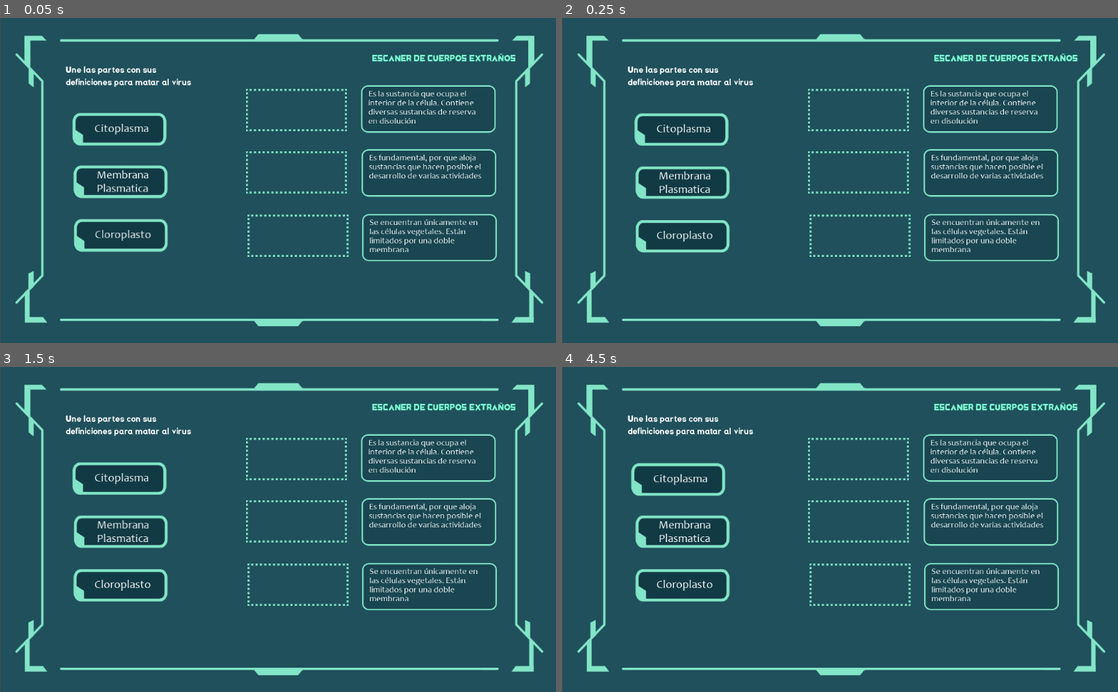
Above: before the commit, frames 1-4 (two rows, left to right).
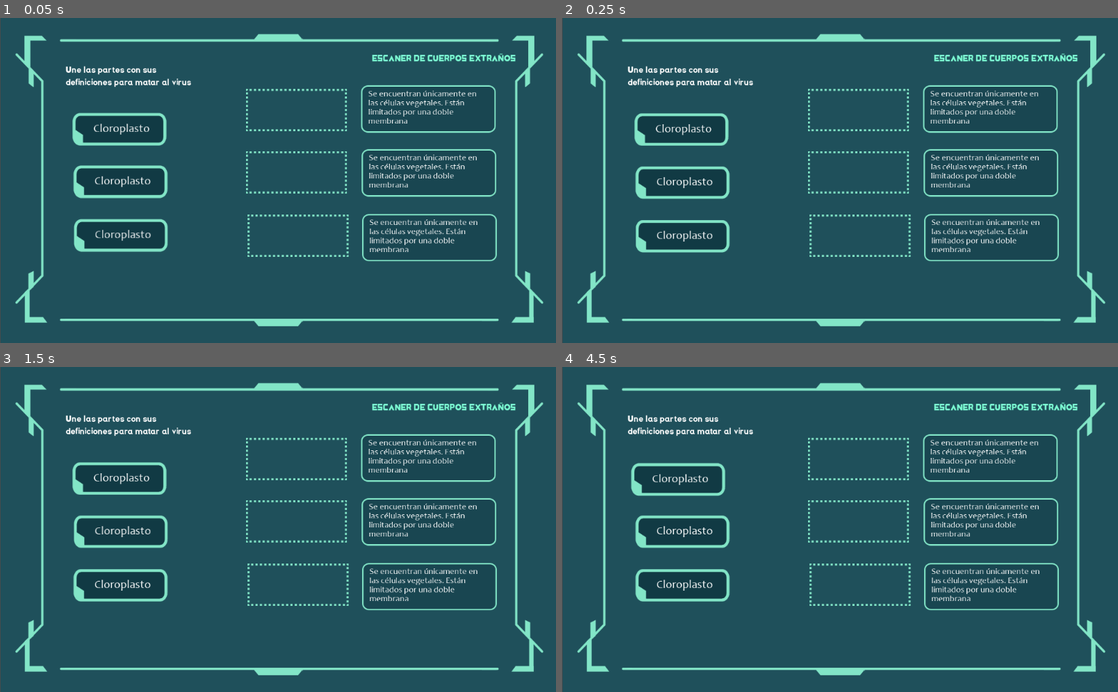
Above: after the commit, the same moments.

Repository: Space-Travelers/Game
Game: Godot game, scene res://src/scenes/immune_system/minigames/definitions/Main.tscn
Two runs of this game, one before a commit and one after it. Both use one fixed random seed, a clock stepped at 60 frames per second and the inputs below. This scene is started directly instead of the project's main scene.
Inputs (mouse positions are in pixels of both pictures, inside the frame that each line leads up to):
- Up to frame 1 (0.05 s): no input
- Up to frame 2 (0.25 s): no input
- Up to frame 3 (1.5 s): move the mouse to (116, 477) at 0.52 s; click (116, 477) at 0.6 s; tap Enter at 1.25 s; move the mouse to (122, 532) at 1.27 s; click (122, 532) at 1.35 s
- Up to frame 4 (4.5 s): tap Space at 2, 3.5 s; move the mouse to (684, 584) at 2.02 s; click (684, 584) at 2.1 s; tap Enter at 2.75, 4.25 s; move the mouse to (812, 594) at 2.77 s; click (812, 594) at 2.85 s; move the mouse to (1006, 578) at 3.52 s; click (1006, 578) at 3.6 s; move the mouse to (673, 480) at 4.27 s; click (673, 480) at 4.35 s

The runs differ from the first frame. In frame 1, 1.8% of the frame differs, in the area x 16-87%, y 22-54%; in frame 2, 1.7%; in frame 3, 1.8%; in frame 4, 1.7%.

Commit message:
validation to win game

Diff:
--- /dev/null
+++ b/src/scenes/immune_system/minigames/definitions/Definition-container.gd
@@ -0,0 +1,20 @@
+extends Sprite
+
+var id_definition
+var definition
+
+
+# Declare member variables here. Examples:
+# var a = 2
+# var b = "text"
+
+
+# Called when the node enters the scene tree for the first time.
+func _ready():
+	pass # Replace with function body.
+
+
+func set_definition(id, definition):
+	var label = get_node("RichTextLabel")
+	label.text = definition
+	id_definition = id;
--- a/src/scenes/immune_system/minigames/definitions/Main.gd
+++ b/src/scenes/immune_system/minigames/definitions/Main.gd
@@ -1,16 +1,81 @@
 extends Node2D
 
 
-# Declare member variables here. Examples:
-# var a = 2
-# var b = "text"
+var nodes_availables;
+var rest_nodes = []
+var definitions = [
+	{
+		'id':1,
+		'word': 'citoplasma',
+		'definition': 'Es la sustancia que ocupa el interior de la célula. Contiene diversas sustancias de reserva en disolución'
+	},
+	{
+		'id':2,
+		'word': 'Membrana Plasmatica',
+		'definition': 'Es fundamental, por que aloja sustancias que hacen posible el desarrollo de varias actividades'
+	},
+	{
+		'id':3,
+		'word': 'Cloroplasto',
+		'definition':'Se encuentran únicamente en las células vegetales. Están limitados por una doble membrana'
+	}
+]
 
+
+func _on_request_completed(result, response_code, headers, body):
+	var json = JSON.parse(body.get_string_from_utf8())
+	print(json.result)
 
 # Called when the node enters the scene tree for the first time.
 func _ready():
-	get_tree().paused = true
+	$HTTPRequest.connect("request_completed", self, "_on_request_completed")
+	$HTTPRequest.request("https://pokeapi.co/api/v2/pokemon/ditto")
+	set_information()
+	rest_nodes = get_tree().get_nodes_in_group("zone")
+	nodes_availables = getEndPointsTotal()
+	for node in rest_nodes:
+		node.connect("dropzone_selected", self,"definition_selected")
 
 
-# Called every frame. 'delta' is the elapsed time since the previous frame.
-#func _process(delta):
-#	pass
+func set_information():
+	print('a')
+	var word_nodes = get_tree().get_nodes_in_group("word")
+	var answer_nodes = get_tree().get_nodes_in_group("answer")
+
+	for definition in definitions:
+		for word_node in word_nodes:
+			word_node.set_word(definition.word)
+			word_node.id_definition = definition.id;
+		for answer in answer_nodes:
+		 answer.get_node('Definition-container').set_definition(definition.id, definition.definition)
+
+
+func getEndPointsTotal():
+	var total = 0
+	for node in rest_nodes:
+		if (!node.startPoint):
+			total= total+1
+	return total
+
+func getDefinition(word):
+	definitions.map()
+
+
+func validateAnswers():
+	var answer_nodes = get_tree().get_nodes_in_group("answer")
+	print(answer_nodes)
+	for answer in answer_nodes:
+		var word_index = answer.get_node('endPoint').id_definition
+		var definiton_index = answer.get_node('Definition-container').id_definition
+		if (word_index != definiton_index ):
+			return false
+	return true
+
+
+func definition_selected():
+	nodes_availables = nodes_availables - 1
+	if(nodes_availables == 0):
+		if(validateAnswers()):
+			print('Ganaste')
+		else:
+			print('Perdiste')
--- a/src/scenes/immune_system/minigames/definitions/Main.tscn
+++ b/src/scenes/immune_system/minigames/definitions/Main.tscn
@@ -6,6 +6,8 @@
 [ext_resource path="res://assets/UI/elements/definition-container.svg" type="Texture" id=4]
 [ext_resource path="res://font.tres" type="DynamicFont" id=5]
 [ext_resource path="res://assets/ttf/CANDARA.TTF" type="DynamicFontData" id=6]
+[ext_resource path="res://src/scenes/immune_system/minigames/definitions/Main.gd" type="Script" id=7]
+[ext_resource path="res://src/scenes/immune_system/minigames/definitions/Definition-container.gd" type="Script" id=8]
 
 [sub_resource type="DynamicFont" id=4]
 size = 25
@@ -19,6 +21,7 @@
 default_font = SubResource( 4 )
 
 [node name="Node2D" type="Node2D"]
+script = ExtResource( 7 )
 
 [node name="BackgroundAlphaSoup" type="Sprite" parent="."]
 position = Vector2( 514, 299.25 )
@@ -55,12 +58,31 @@
 text = "Une las partes con sus  definiciones para matar al virus"
 autowrap = true
 
-[node name="Definition-container4" type="Sprite" parent="."]
+[node name="Node2D" parent="." groups=["word"] instance=ExtResource( 2 )]
+position = Vector2( 219, 205 )
+word = "Citoplasma"
+
+[node name="Node2D2" parent="." groups=["word"] instance=ExtResource( 2 )]
+position = Vector2( 221, 301 )
+index = 1
+word = "Membrana Plasmatica"
+
+[node name="Node2D3" parent="." groups=["word"] instance=ExtResource( 2 )]
+position = Vector2( 222, 400 )
+index = 2
+word = "Cloroplasto"
+
+[node name="HTTPRequest" type="HTTPRequest" parent="."]
+
+[node name="Node" type="Node" parent="." groups=["answer"]]
+
+[node name="Definition-container" type="Sprite" parent="Node"]
 position = Vector2( 791, 405.491 )
 scale = Vector2( 0.636136, 0.600131 )
 texture = ExtResource( 4 )
+script = ExtResource( 8 )
 
-[node name="RichTextLabel" type="RichTextLabel" parent="Definition-container4"]
+[node name="RichTextLabel" type="RichTextLabel" parent="Node/Definition-container"]
 anchor_left = 0.5
 anchor_top = 0.459
 anchor_right = 0.5
@@ -72,12 +94,18 @@
 theme = SubResource( 3 )
 text = "Se encuentran únicamente en las células vegetales. Están limitados por una doble membrana"
 
-[node name="Definition-container5" type="Sprite" parent="."]
+[node name="endPoint" parent="Node" instance=ExtResource( 3 )]
+position = Vector2( 549, 403 )
+
+[node name="Node2" type="Node" parent="." groups=["answer"]]
+
+[node name="Definition-container" type="Sprite" parent="Node2"]
 position = Vector2( 789, 168 )
 scale = Vector2( 0.636136, 0.600131 )
 texture = ExtResource( 4 )
+script = ExtResource( 8 )
 
-[node name="RichTextLabel" type="RichTextLabel" parent="Definition-container5"]
+[node name="RichTextLabel" type="RichTextLabel" parent="Node2/Definition-container"]
 anchor_left = 0.5
 anchor_top = 0.459
 anchor_right = 0.5
@@ -89,12 +117,18 @@
 theme = SubResource( 3 )
 text = "Es la sustancia que ocupa el interior de la célula. Contiene diversas sustancias de reserva en disolución"
 
-[node name="Definition-container6" type="Sprite" parent="."]
+[node name="endPoint" parent="Node2" instance=ExtResource( 3 )]
+position = Vector2( 546, 171 )
+
+[node name="Node3" type="Node" parent="." groups=["answer"]]
+
+[node name="Definition-container" type="Sprite" parent="Node3"]
 position = Vector2( 790, 286 )
 scale = Vector2( 0.636136, 0.600131 )
 texture = ExtResource( 4 )
+script = ExtResource( 8 )
 
-[node name="RichTextLabel" type="RichTextLabel" parent="Definition-container6"]
+[node name="RichTextLabel" type="RichTextLabel" parent="Node3/Definition-container"]
 anchor_left = 0.5
 anchor_top = 0.459
 anchor_right = 0.5
@@ -107,25 +141,5 @@
 text = "Es fundamental, por que aloja
 sustancias que hacen posible el desarrollo de varias actividades"
 
-[node name="Node2D" parent="." instance=ExtResource( 2 )]
-position = Vector2( 219, 205 )
-word = "Citoplasma"
-
-[node name="Node2D2" parent="." instance=ExtResource( 2 )]
-position = Vector2( 221, 301 )
-index = 1
-word = "Membrana Plasmatica"
-
-[node name="Node2D3" parent="." instance=ExtResource( 2 )]
-position = Vector2( 222, 400 )
-index = 2
-word = "Cloroplasto"
-
-[node name="endPoint1" parent="." instance=ExtResource( 3 )]
-position = Vector2( 546, 171 )
-
-[node name="endPoint2" parent="." instance=ExtResource( 3 )]
+[node name="endPoint" parent="Node3" instance=ExtResource( 3 )]
 position = Vector2( 546, 286 )
-
-[node name="endPoint3" parent="." instance=ExtResource( 3 )]
-position = Vector2( 549, 403 )
--- a/src/scenes/shared/draggable/draggable.gd
+++ b/src/scenes/shared/draggable/draggable.gd
@@ -3,9 +3,12 @@
 var selected = false
 var rest_point
 var rest_nodes = []
-var nodes_availables;
+signal send_word
+
 export var index : int
 export var word : String
+export var id_definition : int
+
 
 
 # Called when the node enters the scene tree for the first time.
@@ -13,18 +16,15 @@
 	rest_nodes = get_tree().get_nodes_in_group("zone")
 	rest_point = rest_nodes[index].global_position
 	rest_nodes[index].select()
-	var label = get_node("Label")
-	label.text = word
-	nodes_availables = getEndPointsTotal()
 
 
 
-func getEndPointsTotal():
-	var total = 0
-	for node in rest_nodes:
-		if (!node.startPoint):
-			total= total+1
-	return total
+func set_word(definiton_word:String):
+	word = definiton_word
+	var label = get_node("Label")
+	label.text = word
+
+
 
 
 func _on_Area2D_input_event(viewport, event, shape_idx):
@@ -46,12 +46,7 @@
 				var distance = global_position.distance_to(child.global_position)
 				if distance < shortest_dist:
 					if (!child.selected):
+						child.set_id(id_definition)
 						child.select()
 						rest_point = child.global_position
 						shortest_dist = distance
-						nodes_availables = nodes_availables - 1
-						print(nodes_availables)
-
-
-			if(nodes_availables==0):
-				print("End of game")
--- a/src/scenes/shared/dropzone/dropzone.gd
+++ b/src/scenes/shared/dropzone/dropzone.gd
@@ -2,6 +2,8 @@
 
 var selected = false
 export var startPoint : bool
+signal dropzone_selected
+var id_definition : int
 
 func _draw():
 	var rect = Rect2(Vector2(-85,-33), Vector2(170,66))
@@ -10,9 +12,13 @@
 		var container = get_node("Rectangle-dropZone")
 		remove_child(container)
 
+func set_id(id):
+	id_definition = id
+
 func select():
 	modulate = Color.green
 	selected = true
+	emit_signal("dropzone_selected")
 
 
 func deselect():
Not shown: 1 places in src/scenes/immune_system/minigames/definitions/Main.tscn that only renumber resources
